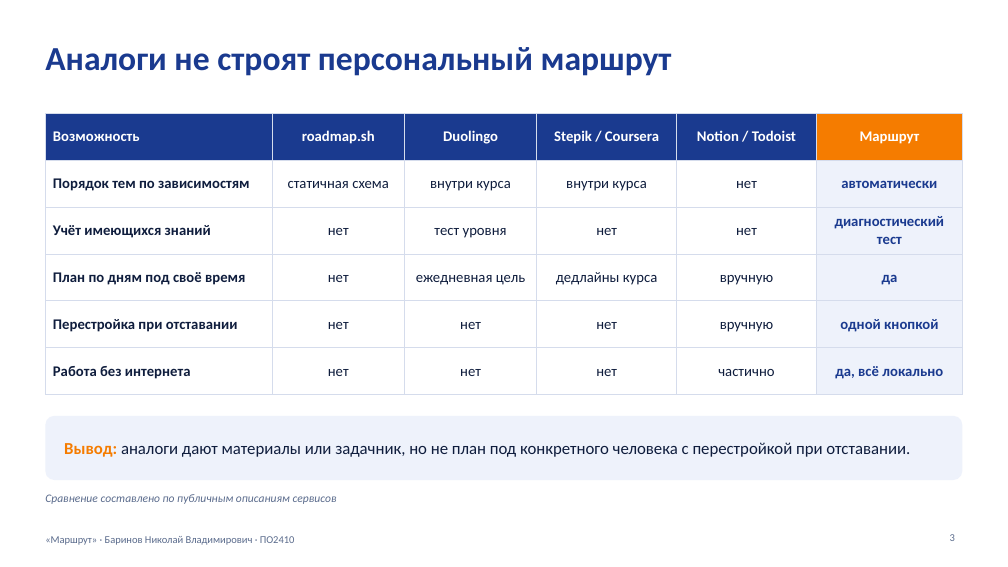
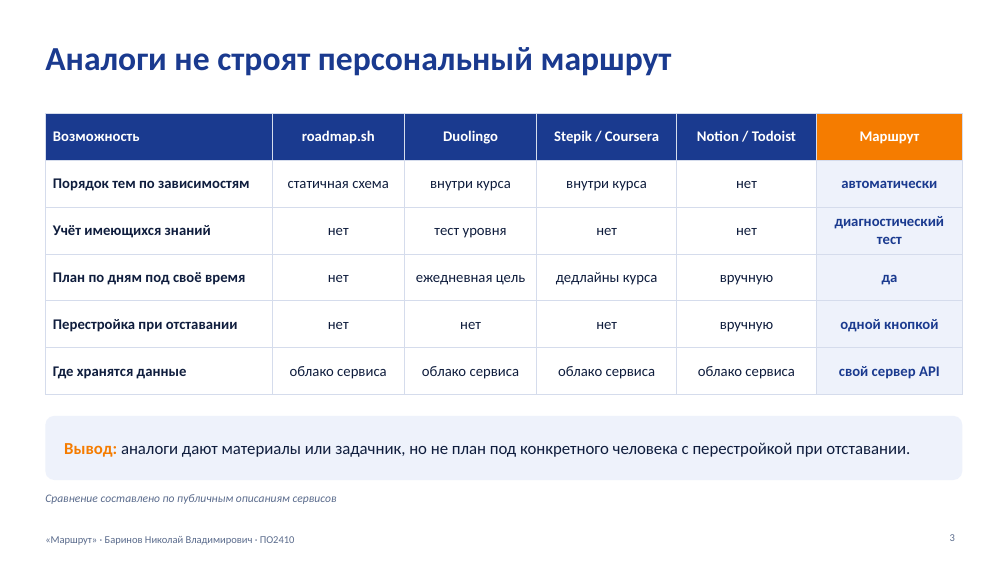
Before and after one commit to Barin5550/3_KURS_DIPLOMKA_BOBR_S, a slide deck: slide 3 of docs/presentation/Маршрут_итоговая_защита.pptx. Drawn at 1008x567 pixels with LibreOffice and Linux fonts; fonts in the diff are those of the drawing. Boxes give left, top, right and bottom in pixels: in the first picture for what was removed or moved away, otherwise in the second. Text is boxed around its words. In the diff, an @@ line names an element or a change of style, - is before the commit and + after.

```diff
--- a/docs/presentation/Маршрут_итоговая_защита.pptx
+++ b/docs/presentation/Маршрут_итоговая_защита.pptx
@@ table at (x1=45, y1=113, x2=963, y2=383) @@
-row 6: Работа без интернета | нет | нет | нет | частично | да, всё локально
+row 6: Где хранятся данные | облако сервиса | облако сервиса | облако сервиса | облако сервиса | свой сервер API
```
Also in this commit, not shown: 5 other slides changed, 3 slides added, 2 slides removed, 5 other files.
